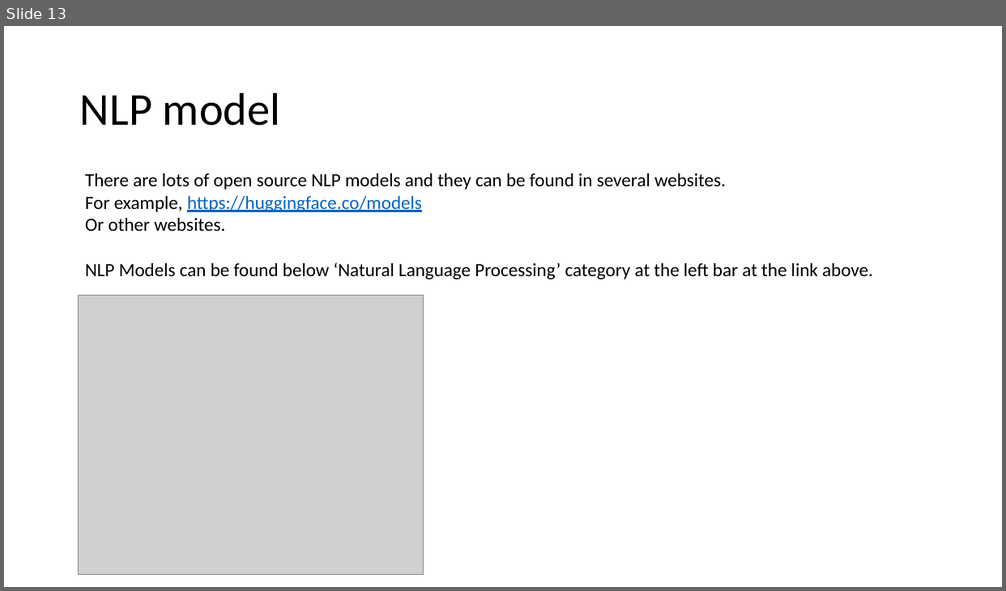
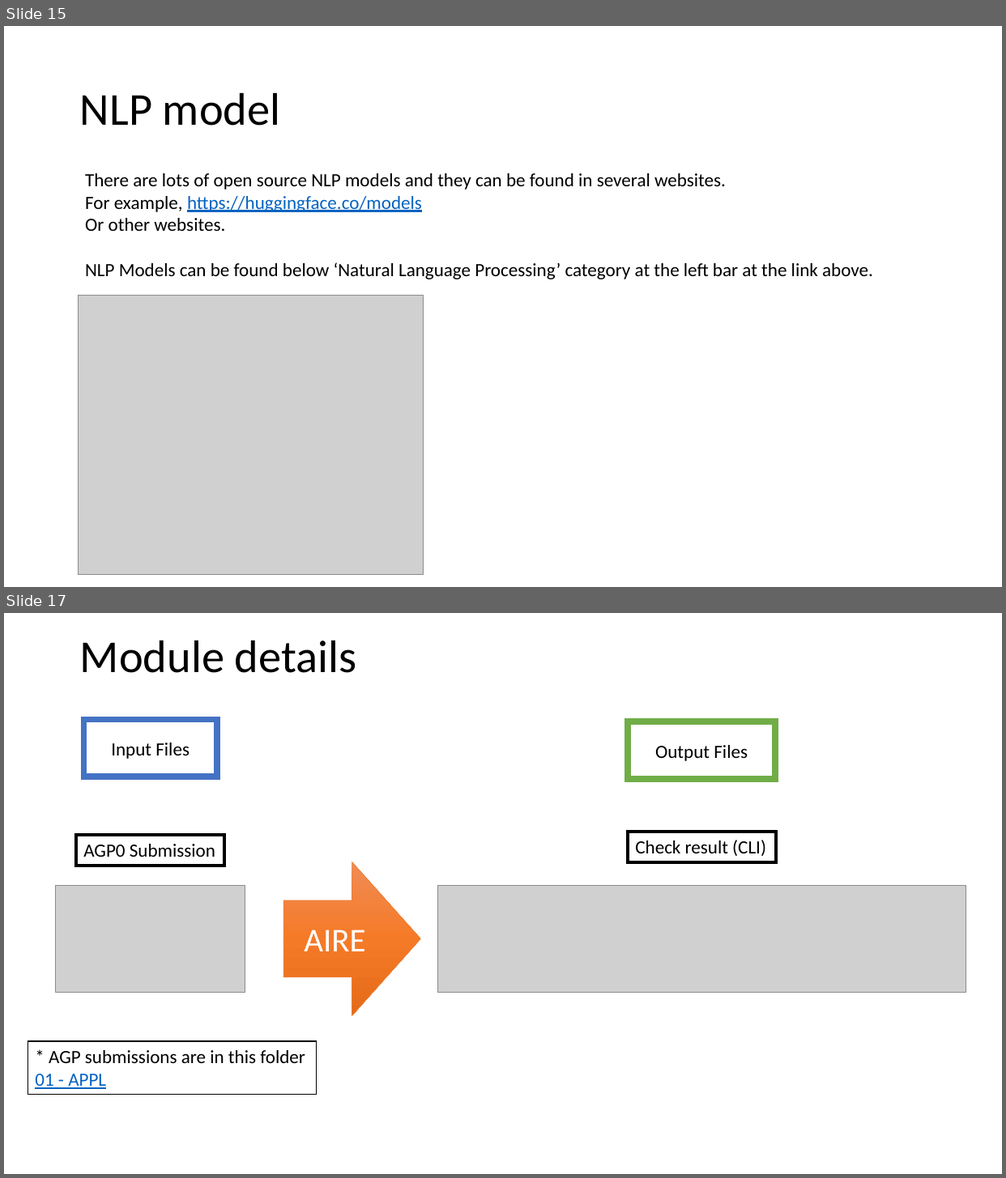
Before and after one commit to Syed-Nabeel02/AIREProject, a slide deck: documents/AIRE module documentation.pptx. Shown one above the other, each under a label of ours: slide 13 before the commit, slides 15 and 17 after it; the slides between them are not shown. The pictures are 1006x591 and 1006x1178 pixels, drawn with LibreOffice and Linux fonts; fonts in the diff are those of the drawing; grey boxes stand for pictures. Boxes give left, top, right and bottom in pixels: in the first picture for what was removed or moved away, otherwise in the second. Text is boxed around its words. In the diff, an @@ line names an element or a change of style, - is before the commit and + after.

Commit message:
AIRE version 3.1.0 final

```diff
--- a/documents/AIRE module documentation.pptx
+++ b/documents/AIRE module documentation.pptx
@@ slide 17 added at bbox=[4, 613, 1002, 1174], background #FFFFFF @@
@@ title added at bbox=[80, 640, 357, 673], 44 pt, text #000000 @@
+Module details
@@ rectangle added at bbox=[84, 719, 217, 777], fill #FFFFFF, outline #4472C4 6 pt, 18 pt, text #000000 @@
+Input Files
@@ rectangle added at bbox=[629, 722, 776, 779], fill #FFFFFF, outline #70AD47 6 pt, 18 pt, text #000000 @@
+Output Files
@@ rectangle added at bbox=[77, 835, 225, 865], fill #FFFFFF, outline #000000 3 pt, 18 pt, text #000000 @@
+AGP0 Submission
@@ rectangle added at bbox=[629, 833, 777, 862], fill #FFFFFF, outline #000000 3 pt, 18 pt, text #000000 @@
+Check result (CLI)
@@ right arrow added at bbox=[284, 862, 421, 1016], fill gradient #F18C57 to #F67B28 to #E56C19, outline #ED7D31 0.5 pt, 32 pt, text #FFFFFF @@
+AIRE
@@ picture added at bbox=[56, 885, 246, 993] @@
@@ picture added at bbox=[438, 885, 967, 993] @@
@@ rectangle added at bbox=[28, 1041, 317, 1094], fill #FFFFFF, outline #000000 1 pt, 18 pt, text #000000 @@
+* AGP submissions are in this folder
+01 - APPL
@@ what was slide 13 is now slide 15 @@
```
Also in this commit, not shown: 3 other slides added, 18 other files.
